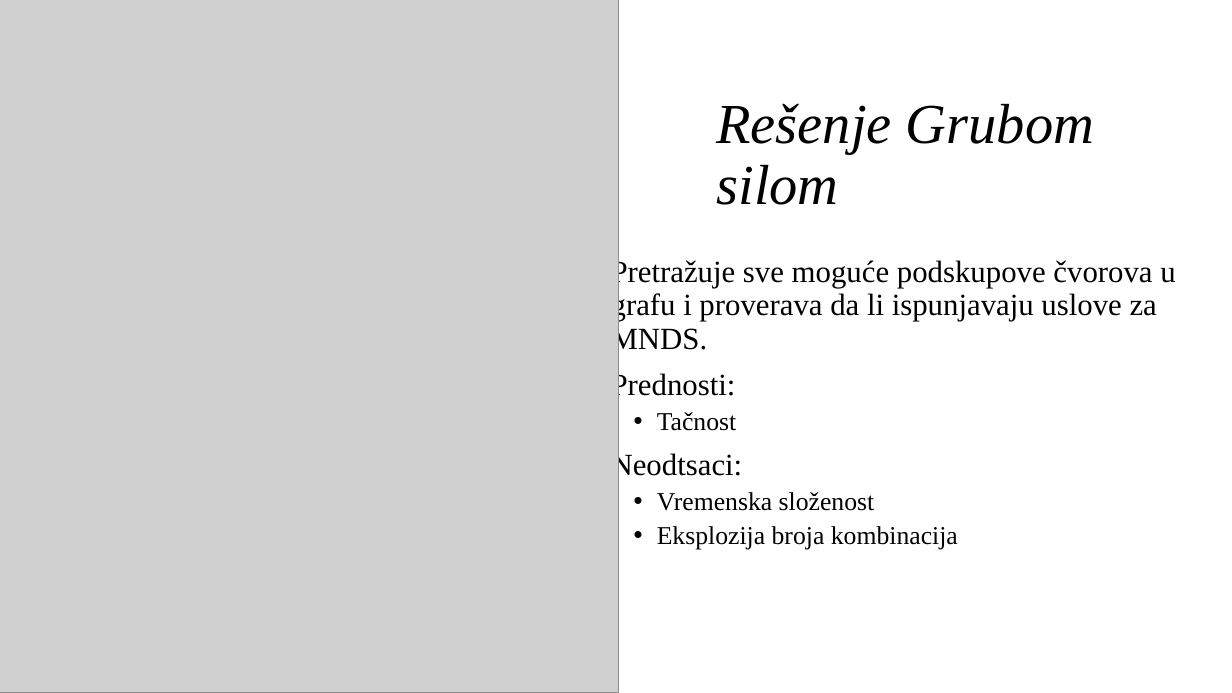
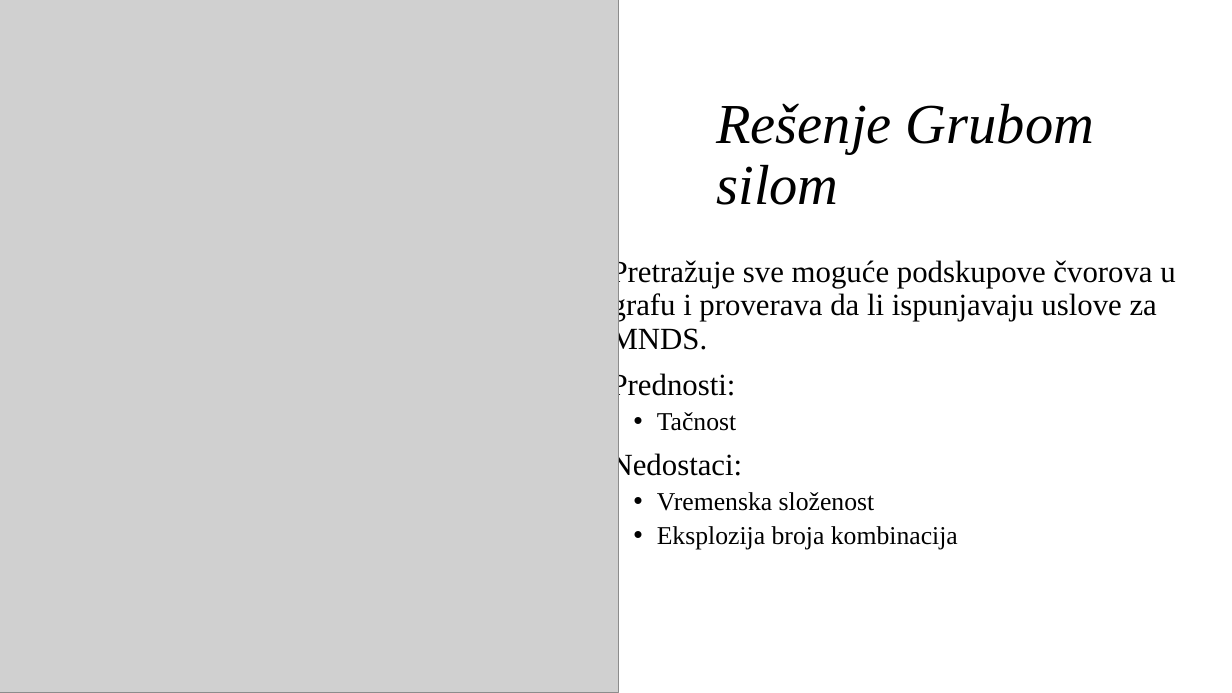
Before and after one commit to sarakalinic24/MIDominatingSet, a slide deck: slide 4 of docs/PresentationMID.pptx (slide 5 before the commit). Drawn at 1232x693 pixels with LibreOffice and Linux fonts; fonts in the diff are those of the drawing; grey boxes stand for pictures. Boxes give left, top, right and bottom in pixels: in the first picture for what was removed or moved away, otherwise in the second. Text is boxed around its words. In the diff, an @@ line names an element or a change of style, - is before the commit and + after.

```diff
--- a/docs/PresentationMID.pptx
+++ b/docs/PresentationMID.pptx
@@ text at bbox=[611, 451, 743, 481]: text changed @@
-• Neodtsaci:
+• Nedostaci:
```
Also in this commit, not shown: 1 other slide changed, 2 slides added, 2 slides removed, 2 other files.
